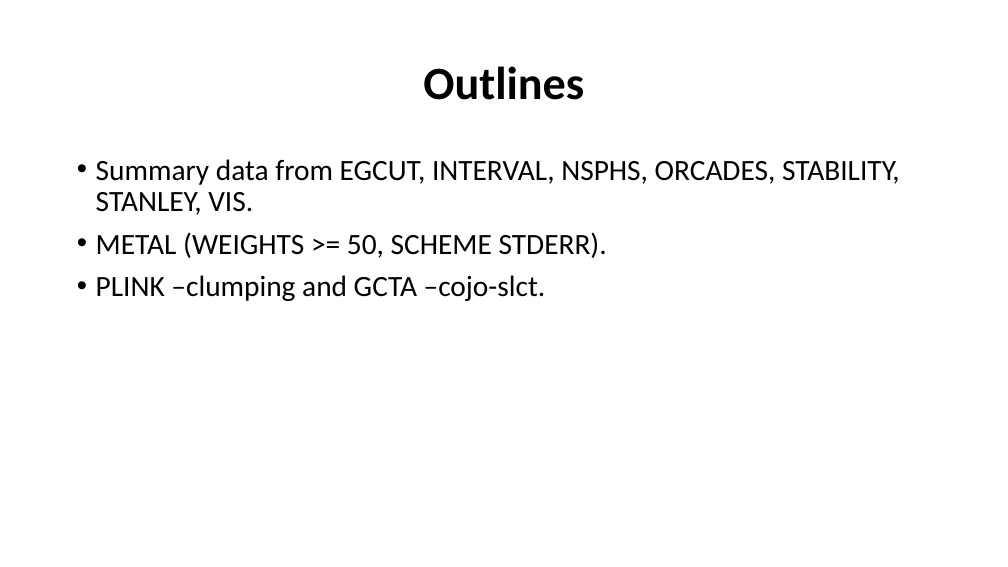
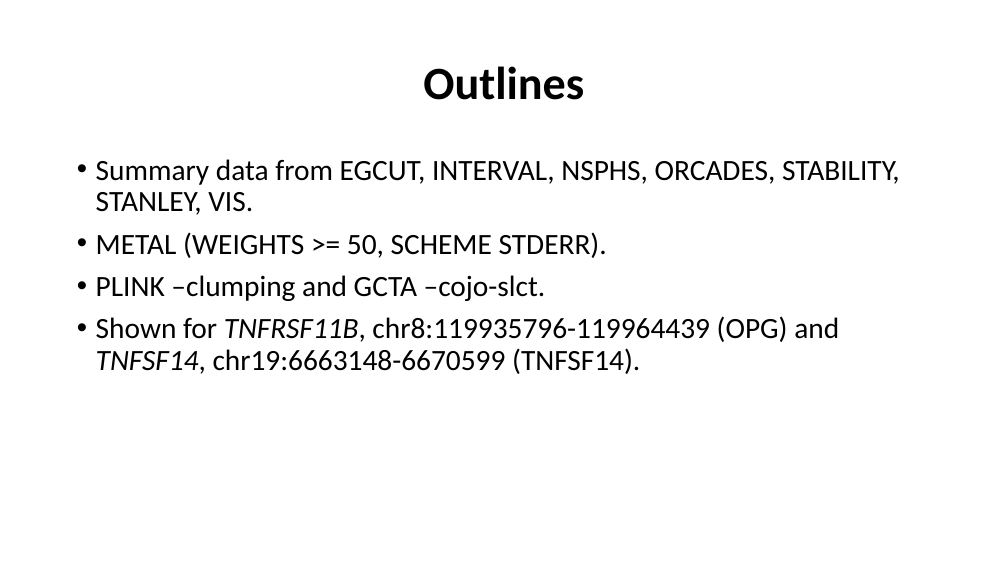
Before and after one commit to jinghuazhao/INF, a slide deck: slide 2 of doc/SCALLOP_INF1-121118.pptx. Drawn at 1008x567 pixels with LibreOffice and Linux fonts; fonts in the diff are those of the drawing. Boxes give left, top, right and bottom in pixels: in the first picture for what was removed or moved away, otherwise in the second. Text is boxed around its words. In the diff, an @@ line names an element or a change of style, - is before the commit and + after.

Commit message:
Documents and auxiliary files

```diff
--- a/doc/SCALLOP_INF1-121118.pptx
+++ b/doc/SCALLOP_INF1-121118.pptx
@@ text at [96, 316, 839, 374]: paragraph added @@
+• Shown for TNFRSF11B, chr8:119935796-119964439 (OPG) and TNFSF14, chr19:6663148-6670599 (TNFSF14).
```
